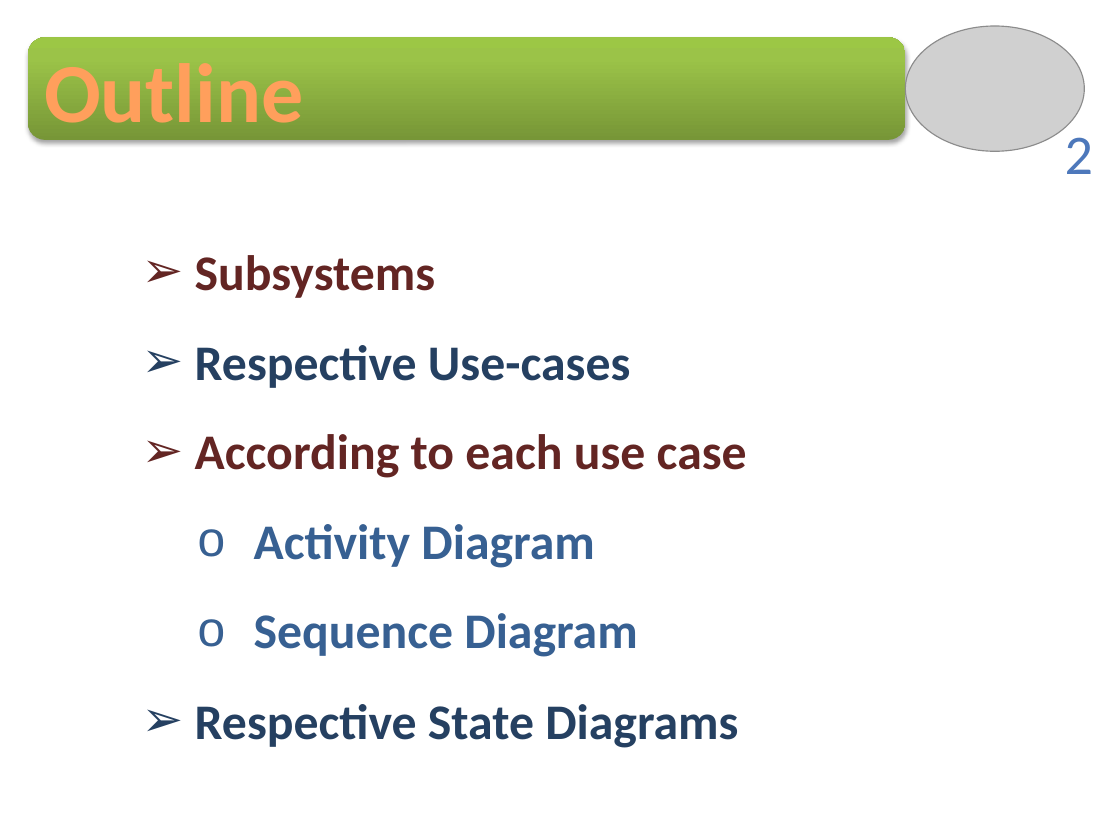
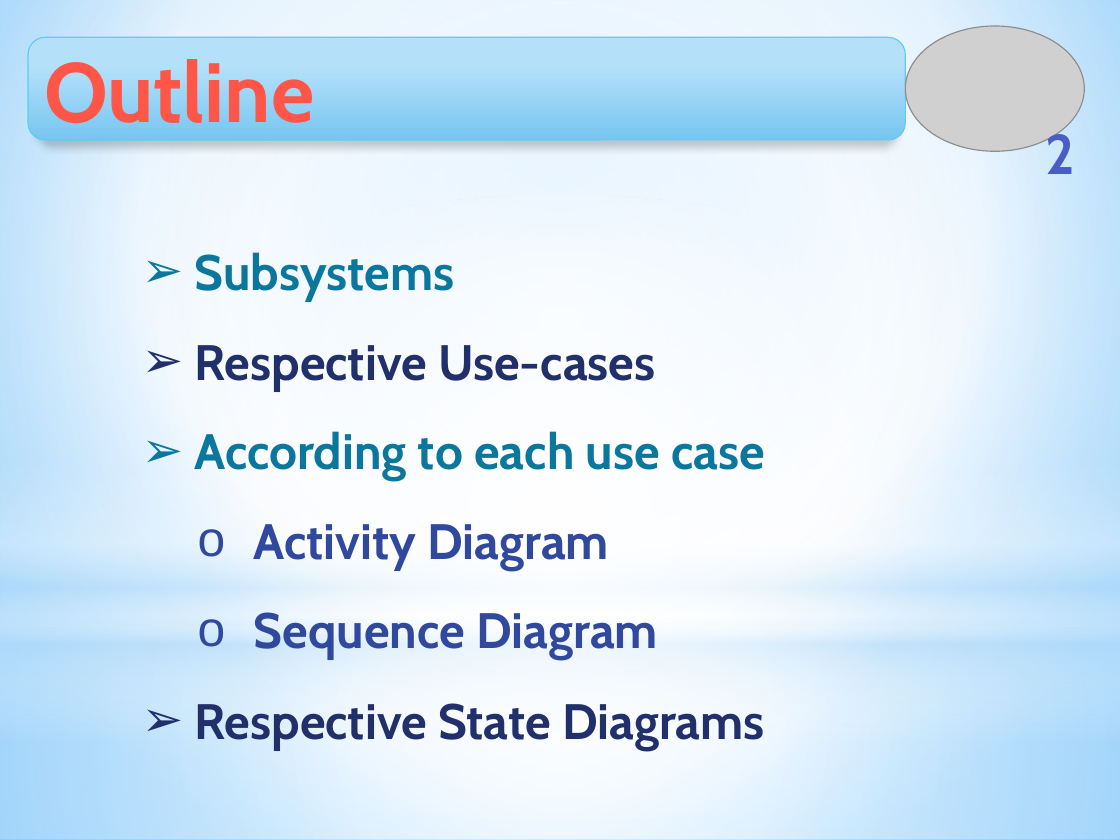
Before and after one commit to Touhid18/CSE308-Management_of_Judicial_System-1005009_1005014_1005018_1005023_1005029, a slide deck: slide 2 of ISD_Management_of_Judicial_System_DatabaseDesign.pptx. Drawn at 1120x840 pixels with LibreOffice and Linux fonts; fonts in the diff are those of the drawing; grey boxes stand for pictures. Boxes give left, top, right and bottom in pixels: in the first picture for what was removed or moved away, otherwise in the second. Text is boxed around its words. In the diff, an @@ line names an element or a change of style, - is before the commit and + after.

```diff
--- a/ISD_Management_of_Judicial_System_DatabaseDesign.pptx
+++ b/ISD_Management_of_Judicial_System_DatabaseDesign.pptx
@@ background #FFFFFF to gradient #9ED5FF to #FFFFFF to #5BB9FF @@
@@ rectangle added at (0,0,1120,625), fill gradient #FFFFFF to #B4DCFA @@
@@ rounded rectangle "Outline" at (28,37,905,140): font Calibri to Cabin, text colour gradient #FFA367 to #FF9F5D to #F38E3A to gradient #FF6155 to #FF5748 to #EF3718; fill gradient #779737 to #9BC348 to #9DC746 to gradient #B1E2FD to #76C6F1; outline none to #5ECCF3 0.75 pt; shadow changed @@
@@ page number at (1046,126,1076,174): font Calibri to Cabin, text colour gradient #7494C9 to #4D79BC to #346AAA to #325F94 to #315D91 to gradient #717FD2 to #4A5EC6 to #324CB5 to #31479D to #30469A, bold on; alignment right to centre @@
@@ ellipse added at (0,196,1120,821), fill gradient #FFFFFF @@
@@ text "Subsystems" at (195,252,765,659): font Calibri to Cabin; text colour #632523 to #0C779D in "Subsystems", "According to each use case"; text colour #254061 to #21306A in "Respective Use-cases"; text colour #376092 to #31489F in "Activity Diagram", "Sequence Diagram" @@
@@ rectangle added at (0,461,1120,741), fill gradient #FFFFFF to #B4DCFA @@
@@ rectangle added at (0,625,1120,840), fill gradient #FFFFFF to #B4DCFA @@
@@ text "Respective State Diagrams" at (195,703,765,749): font Calibri to Cabin, text colour #254061 to #21306A @@
```
Also in this commit, not shown: 2 other slides changed, 1 slide added, 1 slide removed, 3 other files.
